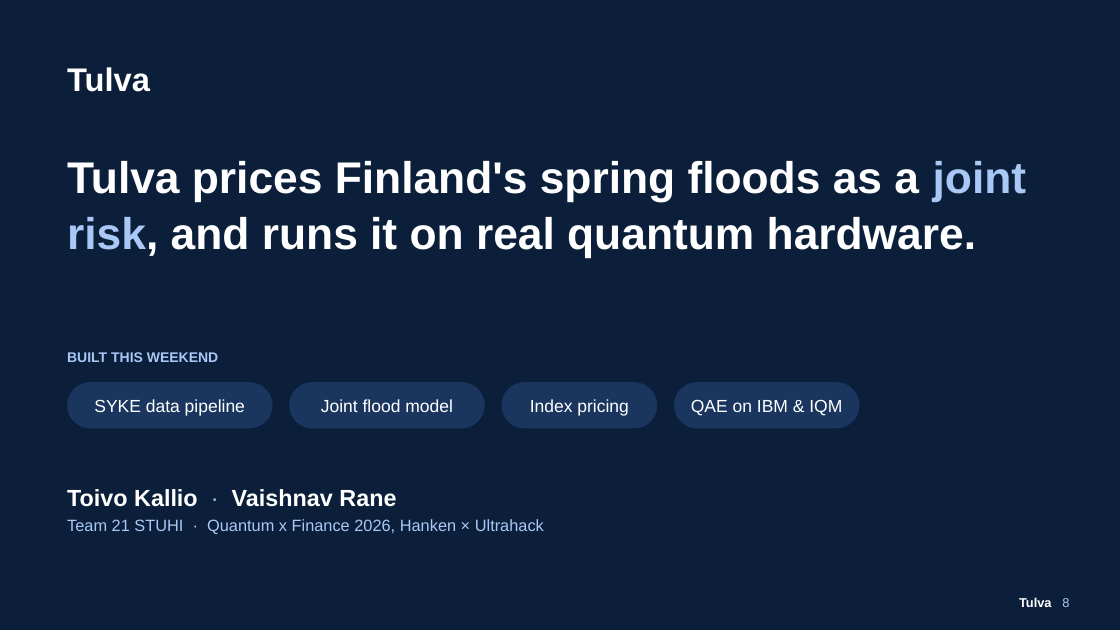
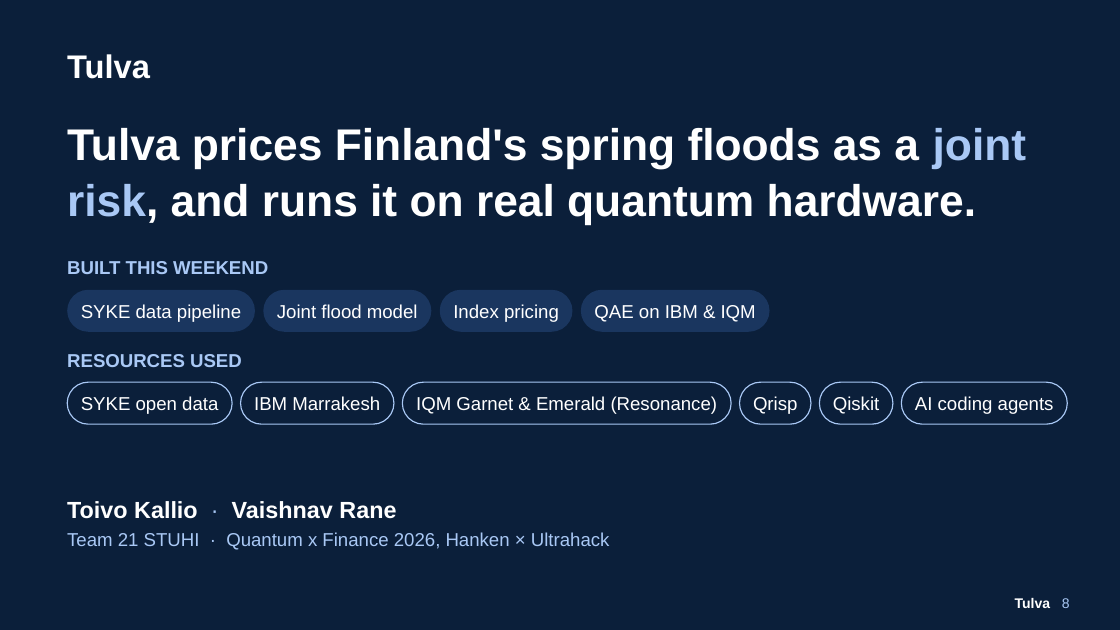
Before and after one commit to Zawaer/tulva, a slide deck: slide 8 of deck/Tulva_QxF2026.pptx. Drawn at 1120x630 pixels with LibreOffice and Linux fonts; fonts in the diff are those of the drawing. Boxes give left, top, right and bottom in pixels: in the first picture for what was removed or moved away, otherwise in the second. Text is boxed around its words. In the diff, an @@ line names an element or a change of style, - is before the commit and + after.

```diff
--- a/deck/Tulva_QxF2026.pptx
+++ b/deck/Tulva_QxF2026.pptx
@@ text "Tulva": place and size @@
-text "Tulva" at bbox=[67, 67, 150, 92]
+text "Tulva" at bbox=[67, 54, 150, 79]
@@ text "Tulva prices Finland's spring floods ...": place and size @@
-text "Tulva prices Finland's spring floods ..." at bbox=[67, 161, 1027, 258]
+text "Tulva prices Finland's spring floods ..." at bbox=[67, 128, 1027, 224]
@@ text "BUILT THIS WEEKEND": place and size @@
-text "BUILT THIS WEEKEND" at bbox=[67, 352, 218, 362]
+text "BUILT THIS WEEKEND" at bbox=[67, 261, 268, 274]
@@ text "BUILT THIS WEEKEND" at bbox=[67, 261, 268, 274]: size 12 to 16 pt @@
@@ text "SYKE data pipeline": place and size @@
-text "SYKE data pipeline" at bbox=[94, 399, 245, 416]
+text "SYKE data pipeline" at bbox=[81, 304, 241, 322]
@@ rounded rectangle: place and size @@
-rounded rectangle at bbox=[67, 382, 272, 429]
+rounded rectangle at bbox=[67, 290, 255, 332]
@@ text "Joint flood model": place and size @@
-text "Joint flood model" at bbox=[321, 399, 453, 412]
+text "Joint flood model" at bbox=[277, 304, 418, 318]
@@ rounded rectangle: place and size @@
-rounded rectangle at bbox=[289, 382, 485, 429]
+rounded rectangle at bbox=[263, 290, 431, 332]
@@ text "Index pricing": place and size @@
-text "Index pricing" at bbox=[530, 399, 628, 416]
+text "Index pricing" at bbox=[453, 304, 559, 322]
@@ rounded rectangle: place and size @@
-rounded rectangle at bbox=[502, 382, 657, 429]
+rounded rectangle at bbox=[439, 290, 572, 332]
@@ size 15 to 16 pt in 4 elements at bbox=[81, 304, 241, 322], bbox=[277, 304, 418, 318], bbox=[453, 304, 559, 322], bbox=[594, 305, 756, 322] @@
@@ text "QAE on IBM & IQM": place and size @@
-text "QAE on IBM & IQM" at bbox=[691, 399, 842, 416]
+text "QAE on IBM & IQM" at bbox=[594, 305, 756, 322]
@@ rounded rectangle: place and size @@
-rounded rectangle at bbox=[674, 382, 860, 429]
+rounded rectangle at bbox=[581, 290, 770, 332]
@@ text added at bbox=[67, 354, 242, 367], 16 pt, text #A9C8F5, bold @@
+RESOURCES USED
@@ rounded rectangle added at bbox=[67, 382, 232, 424], fill #0B1F3A, outline #A9C8F5 1 pt @@
@@ rounded rectangle added at bbox=[240, 382, 394, 424], fill #0B1F3A, outline #A9C8F5 1 pt @@
@@ rounded rectangle added at bbox=[402, 382, 731, 424], fill #0B1F3A, outline #A9C8F5 1 pt @@
@@ rounded rectangle added at bbox=[739, 382, 811, 424], fill #0B1F3A, outline #A9C8F5 1 pt @@
@@ rounded rectangle added at bbox=[819, 382, 893, 424], fill #0B1F3A, outline #A9C8F5 1 pt @@
@@ rounded rectangle added at bbox=[902, 382, 1068, 424], fill #0B1F3A, outline #A9C8F5 1 pt @@
@@ text added at bbox=[81, 396, 218, 414], 16 pt, text #FFFFFF @@
+SYKE open data
@@ text added at bbox=[254, 396, 380, 410], 16 pt, text #FFFFFF @@
+IBM Marrakesh
@@ text added at bbox=[416, 396, 718, 414], 16 pt, text #FFFFFF @@
+IQM Garnet & Emerald (Resonance)
@@ text added at bbox=[753, 396, 797, 414], 16 pt, text #FFFFFF @@
+Qrisp
@@ text added at bbox=[833, 396, 879, 414], 16 pt, text #FFFFFF @@
+Qiskit
@@ text added at bbox=[915, 396, 1054, 414], 16 pt, text #FFFFFF @@
+AI coding agents
@@ text "Toivo Kallio · Vaishnav Rane": place and size @@
-text "Toivo Kallio · Vaishnav Rane" at bbox=[67, 489, 544, 534]
+text "Toivo Kallio · Vaishnav Rane" at bbox=[67, 501, 610, 550]
@@ text at bbox=[67, 532, 610, 550]: size 14 to 16 pt in "Team 21 STUHI · Quantum x Finance ..." @@
@@ text "Tulva 8" at bbox=[1015, 598, 1070, 608]: size 11 to 12 pt @@
```
Also in this commit, not shown: 7 other slides changed, 16 other files.
